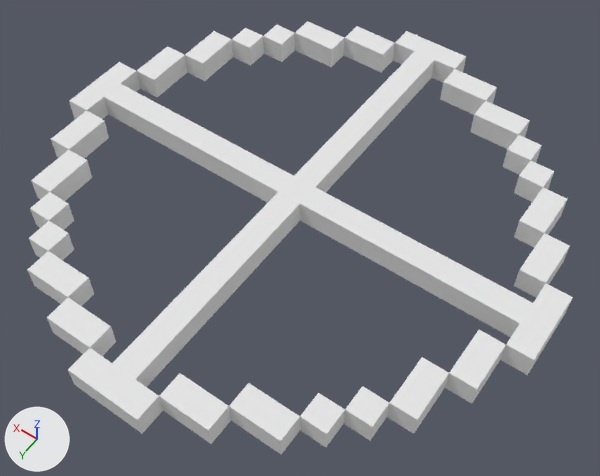
A saved change to the OBJ model Godot/tanks-of-freedom-ii/assets/gui/markers/pointer.obj.
Before and after are seen from a camera (50 mm lens) standing at (-1.268, 1.635, 2.462) and looking at (-0.129, 0.041, -0.044). Lighting does not change. The marker at lower left points along +X, +Y and +Z. Where no turn or scale is listed for an object, it has been applied to the vertices.

Objects in the first picture: 'Untitled'.
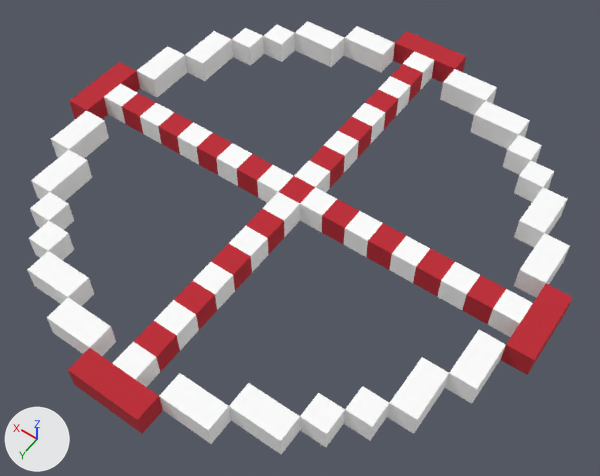
Pixel boxes (x1, y1, x2, y2) of what changed, in the pictures (600 x 476 px):
'Untitled', surface changed
    both: (27, 21, 573, 455)

What the commit changed:
Picture 'pointer.png' (img_pointer_png) is new.
In material 'palette' (mat_palette), base_color is no longer (0.8, 0.8, 0.8), white #e7e7e7.
In material 'palette' (mat_palette), texture is now set to img_pointer_png.
